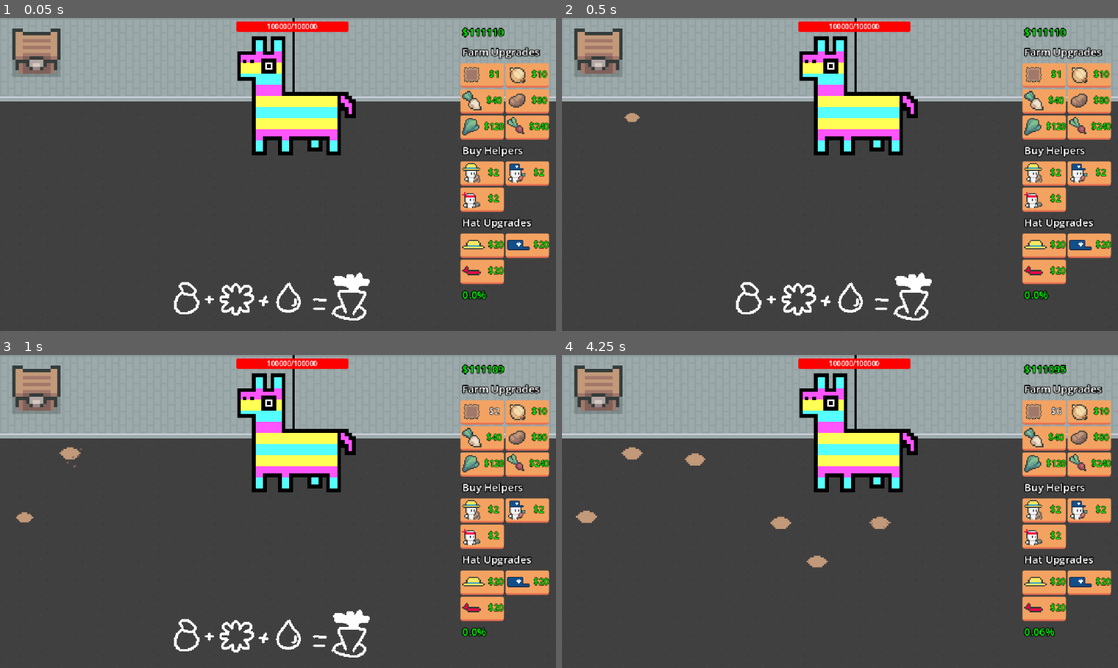
Above: before the commit, frames 1-4 (two rows, left to right).
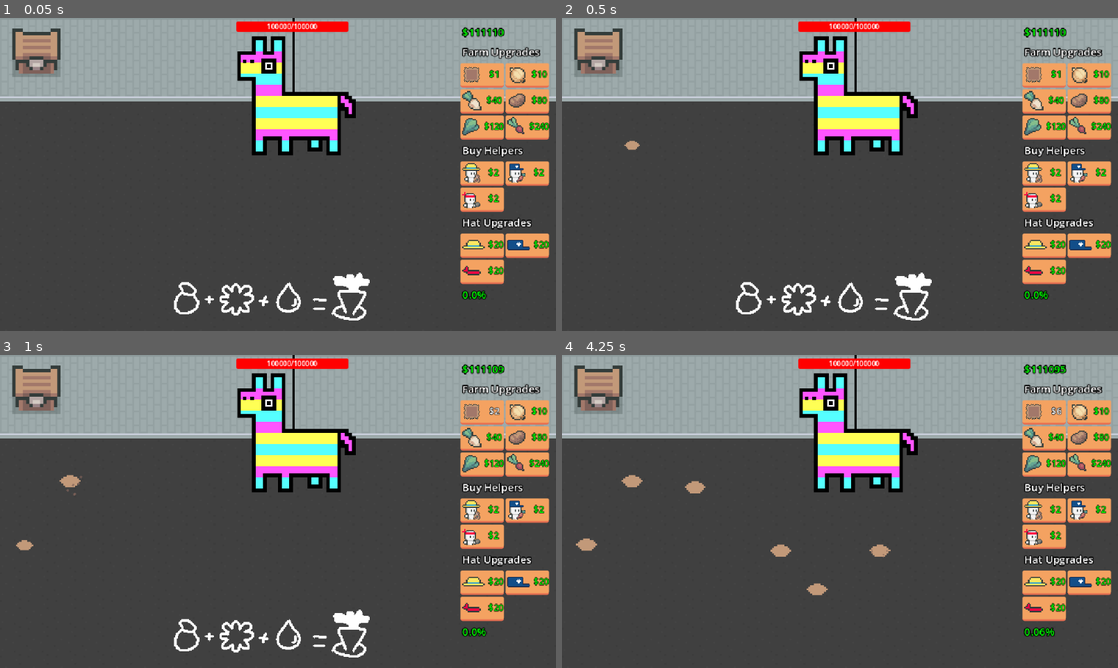
Above: after the commit, the same moments.

Repository: eric-marsh/farminata
Game: Godot game, scene res://scene/scene_switcher.tscn
The game is run twice, just before and just after one commit, with the same random seed, the same clock (stepped at 60 frames per second) and the same inputs. Sound files missing from this copy of the repository are replaced by a short silence.
Inputs:
- Up to frame 1 (0.05 s): no input
- Up to frame 2 (0.5 s): no input
- Up to frame 3 (1 s): click "$1" at 0.5 s
- Up to frame 4 (4.25 s): click "$2" at 1.25 s; click "$3" at 2 s; click "$4" at 2.75 s; click "$5" at 3.5 s

Frame 1 is identical in both runs. In frame 2, 0.1% of the frame differs, in the area x 11-14%, y 30-43%; in frame 3, 0.4%; in frame 4, 1.3%, in the area x 2-60%, y 29-77%.
Error in both runs: Out of bounds get index '0' (on base: 'Array[Node]') (res://scene/plots_container.gd:9)

Commit message:
bushes and stuff

Diff:
--- a/flower.tscn
+++ b/flower.tscn
@@ -71,7 +71,7 @@
 
 [node name="FlowerSprite" type="Sprite2D" parent="."]
 texture = ExtResource("1_p547k")
-offset = Vector2(0, -7)
+offset = Vector2(0, -13)
 
 [node name="GroundSprite" type="Sprite2D" parent="."]
 z_index = -1
--- a/project.godot
+++ b/project.godot
@@ -13,6 +13,7 @@
 config/name="Lucky Farmer"
 run/main_scene="uid://chhdy2kc4almj"
 config/features=PackedStringArray("4.4", "GL Compatibility")
+run/max_fps=60
 config/icon="uid://dfivp000yegyb"
 
 [autoload]
--- a/scene/enviornment.gd
+++ b/scene/enviornment.gd
@@ -5,8 +5,12 @@
 
 
 const good_enviornment_images = [
+	preload("res://img/enviornment/good/bush_1.png"),
+	preload("res://img/enviornment/good/flower_1.png"),
 	preload("res://img/enviornment/good/flower_1.png"),
 	preload("res://img/enviornment/good/flower_2.png"),
+	preload("res://img/enviornment/good/flower_2.png"),
+	preload("res://img/enviornment/good/grass_1.png")
 ]
 
 func _ready() -> void:
@@ -62,7 +66,8 @@
 	f.get_node("FlowerSprite").texture = good_enviornment_images.pick_random()
 	f.get_node("FlowerSprite").flip_h = Util.random_chance(0.5)
 	f.get_node("FlowerSprite").offset.y = -6
-	f.global_position = good_enviornment_positions[0]
+	f.is_flower = true
+	f.global_position = good_enviornment_positions[0] + Util.random_offset(4)
 	good_enviornment_positions.push_back(good_enviornment_positions[0])
 	good_enviornment_positions = good_enviornment_positions.slice(1)
 	$GoodLayer/Flowers.add_child(f)
--- a/script/plot_util.gd
+++ b/script/plot_util.gd
@@ -4,8 +4,9 @@
 
 
 func add_plot():
-	if !Globals.PlotsContainer or !Globals.EnviornmentLayers:
+	if !Globals.PlotsContainer or !Globals.EnviornmentLayers or Globals.PlotsContainer.remaining_plot_points.size() == 0:
 		return
+
 	var p = PLOT.instantiate() as plot
 	p.global_position = get_random_position_in_grow_area()
 	if Debug.ALL_FULL_CROPS_AT_START:
@@ -56,7 +57,7 @@
 	var shape = Globals.GrowArea.get_node("CollisionShape2D").shape
 	var top_left = Globals.GrowArea.global_position - shape.extents  # Actual top-left of area
 
-	return top_left + pos + Util.random_offset(8)
+	return top_left + pos + Util.random_offset(8) + Vector2(0, 32)
 
 
 func get_total_plots() -> int:
--- a/script/util.gd
+++ b/script/util.gd
@@ -127,7 +127,7 @@
 	Globals.AnimationsContainer.add_child(a)
 
 var current_skew: float = 0.0
-var skew_dir: float = 0.0001
+var skew_dir: float = 0.001
 
 func update_breeze():
 	if abs(current_skew) > 0.15:
Binary file added: img/enviornment/good/bush_1.png
Not shown, added: img/enviornment/good/bush_1.png.import
Binary file added: img/enviornment/good/bush_2.png
Not shown, added: img/enviornment/good/bush_2.png.import
Binary file changed: img/enviornment/good/flower_1.png
Binary file changed: img/enviornment/good/flower_2.png
Binary file added: img/enviornment/good/flower_3.png
Not shown, added: img/enviornment/good/flower_3.png.import
Binary file added: img/enviornment/good/grass_1.png
Not shown, added: img/enviornment/good/grass_1.png.import
